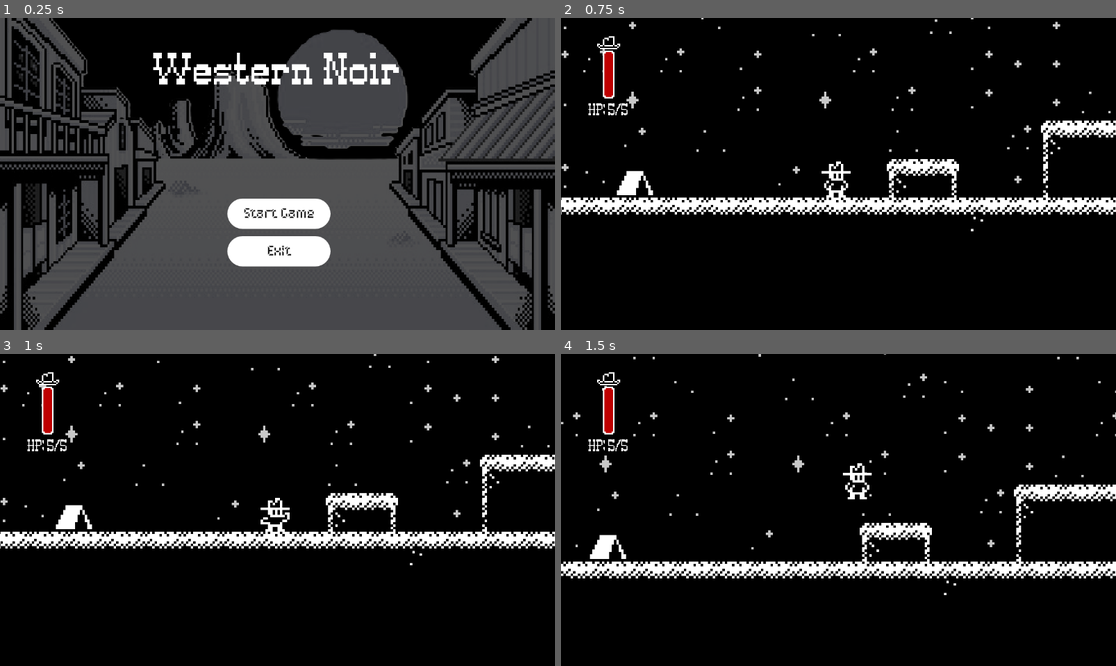
Above: before the commit, frames 1-4 (two rows, left to right).
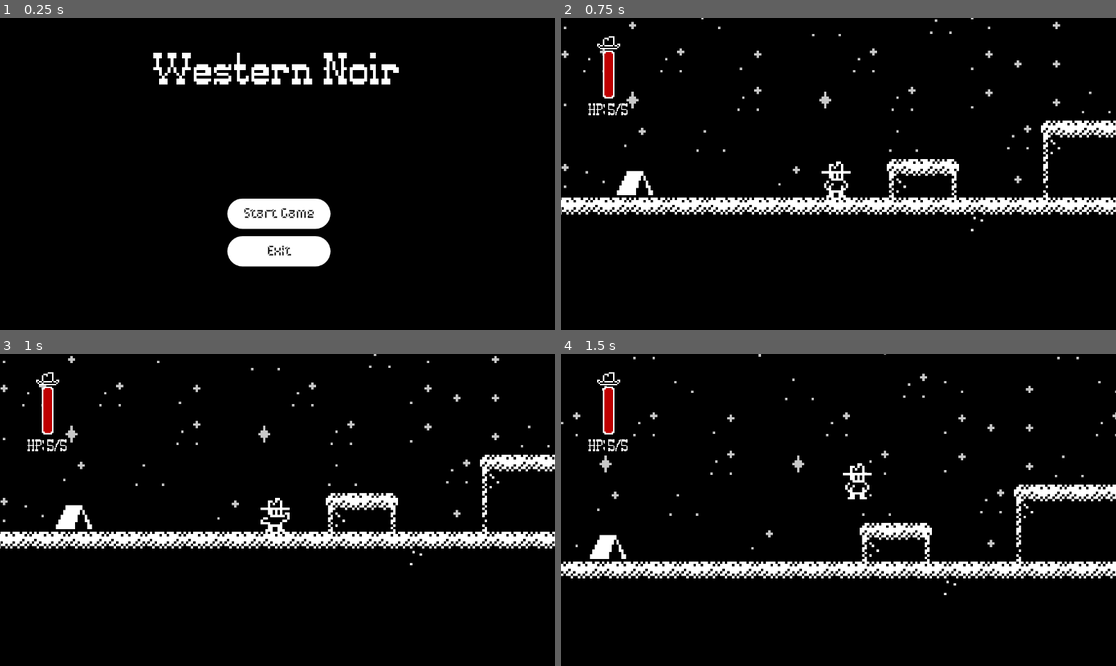
Above: after the commit, the same moments.

Repository: Tortiz-CSUF/western-noir-platformer
Game: Godot game, scene res://Start_Menu.tscn
The game is run twice, just before and just after one commit, with the same random seed, the same clock (stepped at 60 frames per second) and the same inputs.
Inputs:
- Up to frame 1 (0.25 s): no input
- Up to frame 2 (0.75 s): click "Start Game" at 0.5 s
- Up to frame 3 (1 s): no input
- Up to frame 4 (1.5 s): tap Enter at 1.25 s; hold D (move_right) from 1.28 s (still down); tap Space (jump) at 1.35 s

The runs differ from the first frame. In frame 1, 64% of the frame differs, in the area x 0-100%, y 0-100%; in frame 2, nothing differs; in frame 3, nothing differs; in frame 4, nothing differs.

Commit message:
Initial Starting state for Save System

Diff:
--- a/Player_Movement.gd
+++ b/Player_Movement.gd
@@ -1,57 +1,99 @@
 extends CharacterBody2D
+"""
+[Player_Movement.gd]
 
-# Movement Variables
-@export var MOVE_SPEED = 300.0
-@export var JUMP_VELOCITY = -400.0
+Purpose:
+- Player movement (walk/jump) + camera follow setup
+- Damage handling:
+  - reduces HP
+  - emits hp_changed(current_hp, max_hp)
+  - applies knockback
+  - flashes sprite red
+  - hides HealthWidget via a relative scene path
 
-# Camera Variables
+Scene wiring expectations:
+- Node tree must include:
+  - AnimatedSprite2D at $AnimatedSprite2D
+  - Camera2D at $Camera2D
+- Player node must be in group: "player"
+- Health UI is currently referenced by relative path:
+  $"../HealthUI/HealthWidget"
+
+Signals:
+- hp_changed(current_hp: int, max_hp: int)
+
+
+"""
+
+
+# --- Movement Variables ---
+
+@export var MOVE_SPEED: float = 300.0
+@export var JUMP_VELOCITY: float = -400.0
+
+
+# --- Camera Variables ---
+
 @export var CAMERA_ZOOM: Vector2 = Vector2(3, 3)
 @export var CAMERA_SMOOTH_SPEED: float = 8.0
 
-#Damage Indicator
+
+# --- Damage Indicator (flash) ---
+
 @export var flash_color: Color = Color(1, 0.2, 0.2, 1)
 @export var flash_time: float = 0.08
 var _flash_tween: Tween
 
-#Player Knockback on damage taken
+
+# --- Player Knockback on damage taken ---
+
 @export var knockback_force: float = 250.0
 @export var knockback_up_force: float = 150.0
 @export var knockback_time: float = 0.2
 
 var _is_knockback: bool = false
 
+
+# --- Cached nodes ---
+
 @onready var visuals: CanvasItem = $AnimatedSprite2D
-
-
 @onready var anim: AnimatedSprite2D = $AnimatedSprite2D
 @onready var cam: Camera2D = $Camera2D
 
+
+# --- Frozen state (Used for scene completion TEMP) ---
+
 var frozen: bool = false
 
-#Helth Bar Widget
+
+# --- Health / UI integration ---
+
 signal hp_changed(current_hp: int, max_hp: int)
 @export var MAX_HP: int = 10
-#Health
 @export var HP: int = 10
 
 
 func _ready() -> void:
-	# camera follow and zoom for character
+	# Camera follow and zoom for character.
 	cam.enabled = true
 	cam.zoom = CAMERA_ZOOM
 	cam.position_smoothing_enabled = true
 	cam.position_smoothing_speed = CAMERA_SMOOTH_SPEED
+
 	print("PLAYER READY")
 
+	# Initialize HP and inform listeners (HealthWidget listens for this).
 	HP = MAX_HP
 	hp_changed.emit(HP, MAX_HP)
 
+
 func _physics_process(delta: float) -> void:
+	# If we are currently being knocked back, do not accept new movement input.
 	if _is_knockback:
 		move_and_slide()
 		return
 
-	# Add the gravity.
+	# Adds the gravity.
 	if not is_on_floor():
 		velocity += get_gravity() * delta
 
@@ -60,13 +102,14 @@
 		velocity.y = JUMP_VELOCITY
 
 	# Horizontal movement
-	var dir := Input.get_axis("move_left", "move_right")
+	var dir: float = Input.get_axis("move_left", "move_right")
 	velocity.x = dir * MOVE_SPEED
 
 	move_and_slide()
 
 	_update_anim(dir)
 
+	# Frozen state: stop all motion + force idle.
 	if frozen:
 		velocity = Vector2.ZERO
 		MOVE_SPEED = 0
@@ -75,7 +118,9 @@
 		anim.play("idle")
 		return
 
+
 func _update_anim(dir: float) -> void:
+	# Defensive checks (Prevents null errors).
 	if anim == null:
 		return
 
@@ -83,12 +128,12 @@
 	if frames == null:
 		return
 
-	#flip sprite to correspond to movement direction
+	# Flip sprite to correspond to movement direction.
 	if dir != 0.0:
 		anim.flip_h = dir < 0.0
 
-	# animation state (chooses correct animation)
-	var target := "idle"
+	# Animation state selection.
+	var target: String = "idle"
 
 	if not is_on_floor():
 		if frames.has_animation("jump"):
@@ -98,30 +143,36 @@
 	elif abs(dir) > 0.01:
 		target = "walk"
 
-	# PLay if available
+	# Play if available and not already playing.
 	if frames.has_animation(target) and anim.animation != target:
 		anim.play(target)
 
-
+# Externally used by moon_goal.gd to stop player movement.
 func freeze() -> void:
 	frozen = true
 	velocity = Vector2.ZERO
 
+# Externally used by snake.gd (eventually other enemies).
 func take_damage(amount: int, source_pos: Vector2) -> void:
+
+	# Apply HP change.
 	HP -= amount
 	print("Player HP:", HP)
 
+	# Notify UI listeners.
 	hp_changed.emit(HP, MAX_HP)
 	print("EMIT hp_changed:", HP, "/", MAX_HP)
 
+	# Effects.
 	_apply_knockback(source_pos)
 	_flash_red()
+
 
 func _apply_knockback(source_pos: Vector2) -> void:
 	_is_knockback = true
 
-	#directional signal for knockback direction
-	var dir : int = signi(global_position.x - source_pos.x)
+	# Directional signal for knockback direction.
+	var dir: int = signi(global_position.x - source_pos.x)
 	if dir == 0:
 		dir = 1
 
@@ -131,12 +182,13 @@
 	await get_tree().create_timer(knockback_time).timeout
 	_is_knockback = false
 
+
 func _flash_red() -> void:
-	#avoid stacking
+	# Avoid stacking multiple tweens.
 	if _flash_tween and _flash_tween.is_running():
 		_flash_tween.kill()
 
-	#flash logic: flash -> normal
+	# Flash logic: immediate red -> fade back to white.
 	visuals.modulate = Color.WHITE
 	_flash_tween = create_tween()
 	_flash_tween.tween_property(visuals, "modulate", flash_color, 0.0)
--- a/Start_Menu.tscn
+++ b/Start_Menu.tscn
@@ -1,12 +1,8 @@
-[gd_scene load_steps=9 format=3 uid="uid://blr4bmpnlswj5"]
+[gd_scene load_steps=7 format=3 uid="uid://blr4bmpnlswj5"]
 
 [ext_resource type="FontFile" uid="uid://m8luhfimbqq4" path="res://Assets/Fonts/PixelWesternRegular-8g70.ttf" id="1_wrxjg"]
 [ext_resource type="Script" uid="uid://dbx72d0kt65l3" path="res://start_menu.gd" id="1_xcwll"]
-[ext_resource type="Texture2D" uid="uid://cnte4dd0om6ae" path="res://Assets/Sprites/Environment/Western_bg.png" id="2_gfy38"]
 [ext_resource type="FontFile" uid="uid://ccrhyowxoc31a" path="res://Assets/Fonts/SpeedPxWatch-xRM4O.ttf" id="2_pbjr1"]
-
-[sub_resource type="StyleBoxTexture" id="StyleBoxTexture_gfy38"]
-texture = ExtResource("2_gfy38")
 
 [sub_resource type="StyleBoxFlat" id="StyleBoxFlat_pbjr1"]
 bg_color = Color(1, 1, 1, 1)
@@ -37,15 +33,6 @@
 grow_horizontal = 2
 grow_vertical = 2
 script = ExtResource("1_xcwll")
-
-[node name="Panel" type="Panel" parent="."]
-layout_mode = 1
-anchors_preset = 15
-anchor_right = 1.0
-anchor_bottom = 1.0
-grow_horizontal = 2
-grow_vertical = 2
-theme_override_styles/panel = SubResource("StyleBoxTexture_gfy38")
 
 [node name="Title" type="Label" parent="."]
 layout_mode = 1
--- a/health_widget.gd
+++ b/health_widget.gd
@@ -1,4 +1,24 @@
 extends Control
+"""
+[health_widget.gd]
+
+Purpose:
+- Displays the player's HP via a clipped fill bar + text label.
+- Automatically locates the player via the "player" group and connects to:
+  - player.hp_changed(current_hp, max_hp)
+
+Scene wiring expectations:
+- Node tree must include:
+  - Control at $BarClip
+  - ColorRect at $BarClip/Fill
+  - Label at $HPtext
+- Player must:
+  - be in group "player"
+  - define signal: hp_changed(current_hp: int, max_hp: int)
+  - expose vars: HP, MAX_HP
+
+
+"""
 
 @onready var bar_clip: Control = $BarClip
 @onready var fill: ColorRect = $BarClip/Fill
@@ -7,38 +27,47 @@
 var _full_w: float
 var _full_h: float
 
+
 func _ready() -> void:
+	# Caches "full" dimensions once at scene load.
 	_full_w = bar_clip.size.x
 	_full_h = bar_clip.size.y
 
-	#Must start full at scene load
+	# Must start full at scene load (visual reset).
 	fill.position = Vector2(0, 0)
 	fill.size = Vector2(_full_w, _full_h)
 
-	var player:= get_tree().get_first_node_in_group("player")
+	# Find the player by group.
+	var player := get_tree().get_first_node_in_group("player")
 	if player == null:
 		push_warning("HealthWidget: player_path not set or player not found!")
 		return
+
+	# Validate expected signal.
 	if not player.has_signal("hp_changed"):
 		push_warning("HealthWidget: Player is missing hp_changed signal!")
 		return
 
+	# Connect and immediately sync UI to the current HP.
 	player.hp_changed.connect(_on_hp_changed)
 	_on_hp_changed(player.HP, player.MAX_HP)
 
 
 func _on_hp_changed(current_hp: int, max_hp: int) -> void:
+	# Convert HP into a 0:1 ratio.
 	var ratio := 0.0
-
 	if max_hp > 0:
 		ratio = float(current_hp) / float(max_hp)
 
 	ratio = clamp(ratio, 0.0, 1.0)
 
+	# Compute new height based on ratio (anchored bottom).
 	var new_h := _full_h * ratio
 
-	#bottom remains constant
+	# Bottom remains constant.
 	fill.position.y = _full_h - new_h
+
 	fill.size = Vector2(_full_w, _full_h)
 
+	# Update text label.
 	hp_text.text = str("HP: ") + str(current_hp) + "/" + str(max_hp)
--- a/moon_goal.gd
+++ b/moon_goal.gd
@@ -1,32 +1,57 @@
 extends Area2D
+"""
+[moon_goal.gd]
 
-@export_multiline var CLEARANCE_MESSAGE : String = "Level Complete!"
+Purpose:
+- Level completion trigger.
+- When the designated player enters:
+  - prevents re-triggering
+  - freezes the player (if supported)
+  - tells the clearance UI to show a message (if supported)
+
+Scene wiring expectations:
+- PLAYER_PATH should point to the player node (the exact node instance).
+- UI_PATH should point to a UI node that implements:
+  - show_message(message: String)
+- Player should implement:
+  - freeze()
+
+"""
+
+@export_multiline var CLEARANCE_MESSAGE: String = "Level Complete!"
 @export var UI_PATH: NodePath
 @export var PLAYER_PATH: NodePath
 
 var triggered := false
 var player: Node
 
+
 func _ready() -> void:
+	# Signal connection to avoid requiring editor wiring.
 	body_entered.connect(_on_body_entered)
 
+	# Caches the intended player node from PLAYER_PATH.
 	player = get_node_or_null(PLAYER_PATH)
 	if player == null:
-		push_warning('MoonGoal: PLAYER_PATH not set or invalid...')
+		push_warning("MoonGoal: PLAYER_PATH not set or invalid...")
+
 
 func _on_body_entered(body: Node) -> void:
+	# Prevent double triggers.
 	if triggered:
 		return
+
+	# Only trigger when the correct player node enters.
 	if body != player:
 		return
 
 	triggered = true
 
-	# Stop player movement to dislay UI
+	# Stop player movement to display UI.
 	if player.has_method("freeze"):
 		player.freeze()
 
-	# Display Clearance UI
+	# Display Clearance UI.
 	var ui := get_node_or_null(UI_PATH)
 	if ui != null and ui.has_method("show_message"):
 		ui.show_message(CLEARANCE_MESSAGE)
--- a/pause_menu.gd
+++ b/pause_menu.gd
@@ -1,20 +1,42 @@
 extends CanvasLayer
+"""
+[pause_menu.gd]
+
+Purpose:
+- Manages pausing/unpausing the game and showing a pause menu UI.
+- Prevents pausing while on the main menu scene.
+
+Scene wiring expectations:
+- Node tree must include:
+  - Control root at $Root
+- Buttons are expected to be connected to:
+  - _on_resume_button_pressed()
+  - _on_restart_button_pressed()
+  - _on_main_menu_button_pressed()
+  - _on_quit_button_pressed()
+
+"""
 
 @export var main_menu_scene: PackedScene
-
 @onready var root: Control = $Root
 
-# Called when the node enters the scene tree for the first time.
+
 func _ready() -> void:
+	# Pause menu needs to keep processing even when paused,
+	# so we can read input and unpause.
 	process_mode = Node.PROCESS_MODE_ALWAYS
+
+	# Menu hidden by default.
 	root.visible = false
 	print("[Pause Menu]: ready. root path =", root.get_path())
 
+
 func _input(event: InputEvent) -> void:
+	# Toggle pause on the "pause" action (Tab or ESC).
 	if event.is_action_pressed("pause"):
 		var current := get_tree().current_scene
 
-		# not allowed in main menu
+		# Not allowed in main menu.
 		if current != null and main_menu_scene != null:
 			if current.scene_file_path == main_menu_scene.resource_path:
 				return
@@ -22,22 +44,28 @@
 		toggle_pause()
 		get_viewport().set_input_as_handled()
 
+
 func toggle_pause() -> void:
+	# Single source of truth: SceneTree paused state controls gameplay pause.
 	var now_paused := not get_tree().paused
 	get_tree().paused = now_paused
 	root.visible = now_paused
 
+
 func _on_resume_button_pressed() -> void:
 	get_tree().paused = false
 	root.visible = false
+
 
 func _on_restart_button_pressed() -> void:
 	get_tree().paused = false
 	get_tree().reload_current_scene()
 	close_pause_menu()
 
+
 func _on_main_menu_button_pressed() -> void:
 	get_tree().paused = false
+
 	if main_menu_scene:
 		get_tree().change_scene_to_packed(main_menu_scene)
 	else:
@@ -45,11 +73,13 @@
 
 	close_pause_menu()
 
+
 func _on_quit_button_pressed() -> void:
 	get_tree().quit()
 
 
 ### helper function
 func close_pause_menu() -> void:
+	# Always ensure menu is hidden and game is not paused.
 	get_tree().paused = false
 	root.visible = false
--- a/snake.gd
+++ b/snake.gd
@@ -1,44 +1,72 @@
 extends CharacterBody2D
+"""
+[snake.gd]
 
+Purpose:
+- Basic enemy AI that chases a player within aggro_range.
+- Deals contact damage via a Hurtbox Area2D with a cooldown.
 
+Scene wiring expectations:
+- Node tree must include:
+  - AnimatedSprite2D at $AnimatedSprite2D
+  - Area2D (hurtbox) at $Hurtbox
+- Player must be in group: "player"
+- Player should implement: take_damage(amount: int, source_pos: Vector2)
+
+Important constraints:
+- Variable names, exported names, and methods must be kept the same to avoid
+  breaking existing hooks.
+"""
+
+# --- Tunables ---
 @export var move_speed: float = 50.0
 @export var aggro_range: float = 150.0
 @export var damage: int = 1
 @export var damage_cooldown: float = 0.6
 @export var gravity: float = 900.0
 
+# --- Cached nodes ---
 @onready var anim: AnimatedSprite2D = $AnimatedSprite2D
 @onready var hurtbox: Area2D = $Hurtbox
 
+# --- Internal state ---
 var _player: Node2D = null
 var _can_damage: bool = true
 
+
 func _ready() -> void:
-	# Hurtbox used to detect collision against player
+	# Hurtbox is used to detect collision against player.
+	# We keep this connection in code to make wiring explicit
 	hurtbox.body_entered.connect(_on_hurt_body_entered)
 
-	#flip sprite to intended direction
+	# Flip sprite to intended direction (default facing).
 	anim.flip_h = false
 
+
 func _physics_process(delta: float) -> void:
+	# Refresh player reference each physics frame.
 	_player = _find_player()
 
-	# cooldown
+	# If on damage cooldown: stop horizontal movement and idle.
 	if not _can_damage:
 		_play_idle()
 		velocity.x = 0.0
+
+		# Gravity handling while "paused" in cooldown.
 		if not is_on_floor():
 			velocity.y += gravity * delta
 		else:
 			velocity.y = 0.0
+
 		move_and_slide()
 		return
 
-	var desired_vel_x := 0.0
-	var dir_x := 0.0
+	# Decide movement based on player distance.
+	var desired_vel_x: float = 0.0
+	var dir_x: float = 0.0
 
 	if _player != null:
-		var dist := global_position.distance_to(_player.global_position)
+		var dist: float = global_position.distance_to(_player.global_position)
 		if dist <= aggro_range:
 			dir_x = sign(_player.global_position.x - global_position.x)
 			desired_vel_x = dir_x * move_speed
@@ -50,7 +78,7 @@
 
 	velocity.x = desired_vel_x
 
-	#gravity logic
+	# Gravity logic (manual, using CharacterBody2D velocity).
 	if not is_on_floor():
 		velocity.y += gravity * delta
 	else:
@@ -58,17 +86,23 @@
 
 	move_and_slide()
 
+
+# --- Animation helpers ---
 func _play_idle() -> void:
 	if anim.animation != "idle":
 		anim.play("idle")
 
+
 func _play_walk(dir_x: float) -> void:
 	if anim.animation != "walk":
 		anim.play("walk")
-	#flip sprite
+
+	# Flip sprite based on movement direction.
 	if dir_x != 0.0:
 		anim.flip_h = (dir_x > 0.0)
 
+
+# --- Player lookup ---
 func _find_player() -> Node2D:
 	var players := get_tree().get_nodes_in_group("player")
 	if players.size() > 0:
@@ -76,19 +110,24 @@
 	return null
 
 
+# --- Hurtbox callbacks / damage application ---
 func _on_hurt_body_entered(body: Node) -> void:
-	print("HURTBOX ENTER:", body,name, " groups:", body.get_groups())
+	# Debug print kept as-is; collaborators can remove once stable.
+	print("HURTBOX ENTER:", body, name, " groups:", body.get_groups())
+
 	if not _can_damage:
 		return
+
 	if body.is_in_group("player"):
 		_try_damage_player(body)
 
+
 func _try_damage_player(player: Node) -> void:
-	#need to create a "take damage" funciton in player movement
+	# Calls into player.take_damage(amount, source_pos) if available.
 	if player.has_method("take_damage"):
 		player.call("take_damage", damage, global_position)
 
-	#cooldown
+	# Damage cooldown (prevents rapid re-damage on contact).
 	_can_damage = false
 	var t := get_tree().create_timer(damage_cooldown)
 	await t.timeout
--- a/snake.tscn
+++ b/snake.tscn
@@ -89,6 +89,7 @@
 collision_layer = 2
 collision_mask = 4
 script = ExtResource("1_gxkgb")
+aggro_range = 100.0
 damage_cooldown = 2.5
 
 [node name="AnimatedSprite2D" type="AnimatedSprite2D" parent="."]
--- a/start_menu.gd
+++ b/start_menu.gd
@@ -1,22 +1,39 @@
 extends Control
+"""
+[start_menu.gd]
+
+Purpose:
+- Handles Start Menu button callbacks.
+
+Scene wiring expectations:
+- This script is attached to a Control-based Start Menu scene.
+- Buttons in the UI should be connected to:
+  - _on_start_game_pressed()
+  - _on_exit_game_pressed()
+
+Important constraints:
+- DO NOT rename these functions since
+  they are connected via the editor signals.
+"""
 
 
-# Called when the node enters the scene tree for the first time.
 func _ready() -> void:
-	pass # Replace with function body.
+	# Intentionally empty.
+	pass
 
 
-# Called every frame. 'delta' is the elapsed time since the previous frame.
 func _process(delta: float) -> void:
+	# Intentionally empty.
 	pass
 
 
 func _on_start_game_pressed() -> void:
+	# Button signal callback: Start the game by loading the gameplay scene.
 	print("Start Game Pressed...")
 	get_tree().change_scene_to_file("res://Sample_Scene.tscn")
 
 
-
 func _on_exit_game_pressed() -> void:
+	# Button signal callback: Quit the application.
 	print("Exit Pressed...")
 	get_tree().quit()
